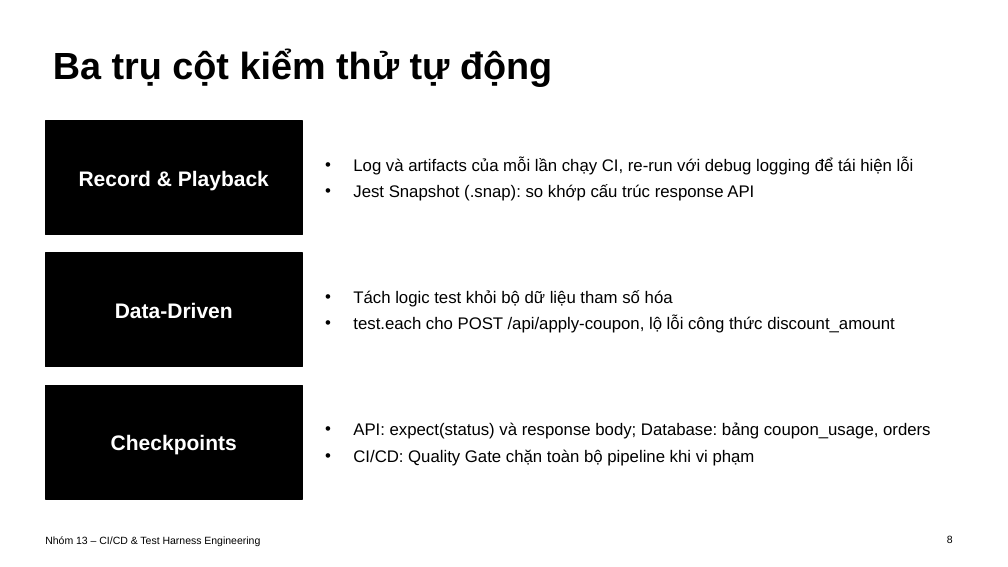
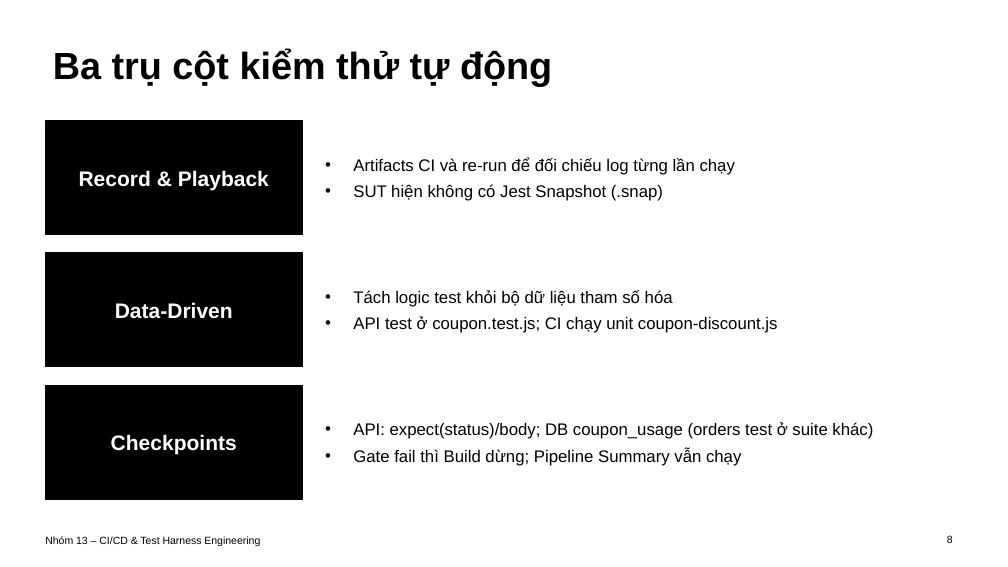
Before and after one commit to SoftwareTesting-Group13/eshop-sut-seminar, a slide deck: slide 8 of docs/seminar_slide.pptx. Drawn at 1008x567 pixels with LibreOffice and Linux fonts; fonts in the diff are those of the drawing. Boxes give left, top, right and bottom in pixels: in the first picture for what was removed or moved away, otherwise in the second. Text is boxed around its words. In the diff, an @@ line names an element or a change of style, - is before the commit and + after.

```diff
--- a/docs/seminar_slide.pptx
+++ b/docs/seminar_slide.pptx
@@ text at box(353, 157, 735, 201): text changed @@
-• Log và artifacts của mỗi lần chạy CI, re-run với debug logging để tái hiện lỗi
-• Jest Snapshot (.snap): so khớp cấu trúc response API
+• Artifacts CI và re-run để đối chiếu log từng lần chạy
+• SUT hiện không có Jest Snapshot (.snap)
@@ text at box(353, 316, 778, 333): text changed @@
-• test.each cho POST /api/apply-coupon, lộ lỗi công thức discount_amount
+• API test ở coupon.test.js; CI chạy unit coupon-discount.js
@@ text at box(353, 422, 873, 466): text changed @@
-• API: expect(status) và response body; Database: bảng coupon_usage, orders
-• CI/CD: Quality Gate chặn toàn bộ pipeline khi vi phạm
+• API: expect(status)/body; DB coupon_usage (orders test ở suite khác)
+• Gate fail thì Build dừng; Pipeline Summary vẫn chạy
```
Also in this commit, not shown: 10 other slides changed, 3 other files.
